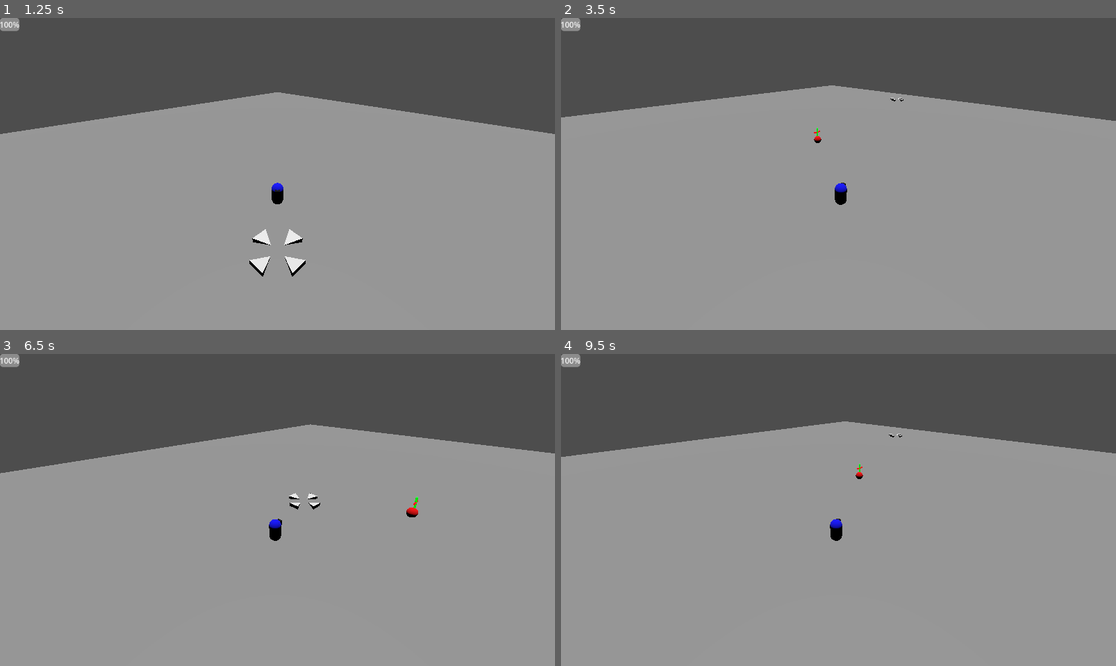
Above: before the commit, frames 1-4 (two rows, left to right).
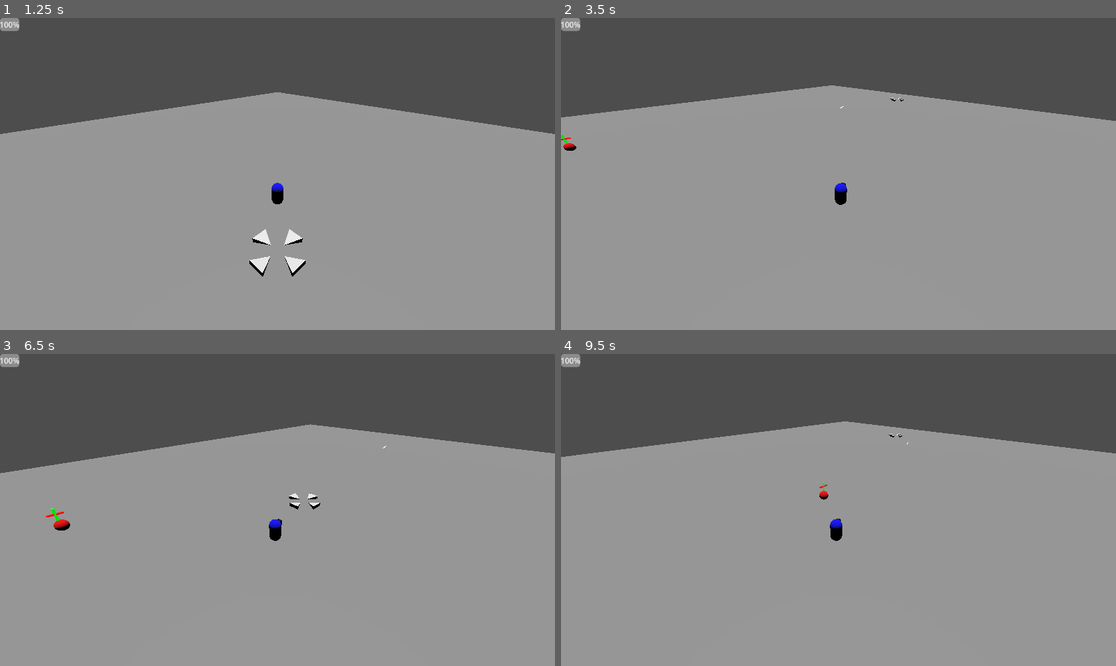
Above: after the commit, the same moments.

Repository: lavithian/Godot_Character_AI
Game: Godot game, scene res://start_menu.tscn
The game is run twice, just before and just after one commit, with the same random seed, the same clock (stepped at 60 frames per second) and the same inputs.
Inputs (mouse positions are in pixels of both pictures, inside the frame that each line leads up to):
- Up to frame 1 (1.25 s): click "Play" at 0.5 s
- Up to frame 2 (3.5 s): move the mouse to (960, 158) at 1.27 s; hold D (move_right) 1.28-2.03 s; click (960, 158) at 1.35 s; tap Space (jump) at 1.52, 2.27 s; move the mouse to (727, 189) at 2.02 s; hold S (move_back) 2.03-2.78 s; click (727, 189) at 2.1 s; move the mouse to (894, 105) at 2.77 s; hold D (move_right) from 2.78 s (still down); click (894, 105) at 2.85 s
- Up to frame 3 (6.5 s): move the mouse to (249, 572) at 3.52 s; release D (move_right) at 3.53 s; hold W (move_forward) 3.53-4.28 s; click (249, 572) at 3.6 s; tap Space (jump) at 3.77, 4.52, 5.27 s; move the mouse to (444, 556) at 4.27 s; hold A (move_left) 4.28-5.78 s; click (444, 556) at 4.35 s; move the mouse to (111, 463) at 5.02 s; click (111, 463) at 5.1 s; move the mouse to (305, 510) at 5.77 s; hold S (move_back) from 5.78 s (still down); click (305, 510) at 5.85 s
- Up to frame 4 (9.5 s): move the mouse to (755, 432) at 6.52 s; release S (move_back) at 6.53 s; hold D (move_right) 6.53-7.28 s; click (755, 432) at 6.6 s; tap Space (jump) at 6.77, 7.52, 8.27 s; move the mouse to (960, 494) at 7.27 s; hold W (move_forward) 7.28-8.03 s; click (960, 494) at 7.35 s; move the mouse to (727, 525) at 8.02 s; hold D (move_right) 8.03-8.78 s; click (727, 525) at 8.1 s; move the mouse to (894, 441) at 8.77 s; hold S (move_back) from 8.78 s (still down); click (894, 441) at 8.85 s

Frame 1 is identical in both runs. In frame 2, 0.1% of the frame differs, in the area x 0-51%, y 28-43%; in frame 3, 0.2%, in the area x 8-76%, y 29-57%; in frame 4, less than 0.1%.

Commit message:
fixed: enemy spawning correctly

Diff:
--- a/EnemySpawner.gd
+++ b/EnemySpawner.gd
@@ -5,8 +5,8 @@
 #var enemy_scene: PackedScene
 @export var m_enemy : CharacterBody3D
 @export var m_scene : Node3D
-@export var spawn_interval: float = 5.0  # Time in seconds between spawns
-@export var max_enemies: int = 10  # Maximum number of enemies to spawn
+@export var spawn_interval: float = 1  # Time in seconds between spawns
+@export var max_enemies: int = 100  # Maximum number of enemies to spawn
 @export var m_player : Node3D
 @export var m_camera : Marker3D
 @onready var myTimer = $Timer
@@ -31,20 +31,22 @@
 	if m_scene.numEnemies < max_enemies:
 		var enemy_instance = m_enemy.duplicate()
 		add_child(enemy_instance)
+		enemy_instance.global_transform.origin = self.get_random_spawn_position()
+		enemy_instance.global_transform.origin.y = 1
 		enemy_instance.player = m_player
 		enemy_instance.camera = m_camera
 		enemy_instance.scene = m_scene
+		enemy_instance.name = "Enemy"
 		enemy_instance.is_init = true
-		enemy_instance.global_transform.origin = get_random_spawn_position()
-		enemy_instance.global_transform.origin.y = 1
 		m_scene.numEnemies += 1
 		# Optionally, connect a signal from the enemy to know when it's been defeated/removed
 		#enemy_instance.connect("defeated", self, "_on_senemy_defeated")
 	pass
 
 func get_random_spawn_position() -> Vector3:
-	# Implement logic here to determine where the enemy should spawn
-	return Vector3()
+	var x = randf_range(-25, 25)
+	var z = randf_range(-25, 25)
+	return Vector3(x, 1, z)
 
 func _on_enemy_defeated():
 	if (m_scene) :
--- a/enemy.tscn
+++ b/enemy.tscn
@@ -8,7 +8,7 @@
 @export var camera : Marker3D
 @onready var healthBar = $Green
 
-const speed = 5.0
+const speed = 8
 const orbit_speed : float = 3.0
 const lunge_speed : float = 10.0
 var in_range : bool = false
@@ -40,7 +40,7 @@
 		if (health <= 0) :
 			queue_free()
 			scene.numEnemies -= 1
-		pass
+			pass
 		if not is_on_floor():
 			velocity.y -= gravity * delta
 		if player:
--- a/enemy_spawner.tscn
+++ b/enemy_spawner.tscn
@@ -10,6 +10,7 @@
 [node name="Area3D" type="Area3D" parent="."]
 
 [node name="CollisionShape3D" type="CollisionShape3D" parent="Area3D"]
+transform = Transform3D(1, 0, 0, 0, 1, 0, 0, 0, 1, 0, 0.5, 0)
 shape = SubResource("BoxShape3D_8tyht")
 
 [node name="Timer" type="Timer" parent="."]
--- a/level.tscn
+++ b/level.tscn
@@ -74,7 +74,6 @@
 transform = Transform3D(1, 0, 0, 0, 1, 0, 0, 0, 1, 0, 0, -20)
 m_enemy = NodePath("../Enemy")
 m_scene = NodePath("..")
-spawn_interval = 2.0
 m_player = NodePath("../Player")
 m_camera = NodePath("../Camera_rig")
 
--- a/player.gd
+++ b/player.gd
@@ -14,7 +14,9 @@
 var bullet_2 = load("res://bullet_2.tscn")
 var instance
 @onready var bullet_source = $BulletSource
+@onready var bullet_source2 = $BulletSource2
 
+var flipflop : bool
 const speed : float = 1000.0
 const jump_velocity : float = 4.5
 var movement_velocity: Vector3
@@ -29,6 +31,7 @@
 
 func _ready() -> void:
 	health_changed.emit(player_health, 100)
+	flipflop = false
 	pass
 
 func _physics_process(delta) -> void:
@@ -99,8 +102,14 @@
 
 	#youtube video source.
 	instance = bullet_2.instantiate()
-	instance.position = bullet_source.global_position
-	instance.transform.basis = bullet_source.global_transform.basis
+	if (flipflop) :
+		instance.position = bullet_source.global_position
+		instance.transform.basis = bullet_source.global_transform.basis
+		flipflop = false
+	else :
+		instance.position = bullet_source2.global_position
+		instance.transform.basis = bullet_source2.global_transform.basis
+		flipflop = true
 	get_parent().add_child(instance)
 	pass
 
--- a/player.tscn
+++ b/player.tscn
@@ -54,7 +54,11 @@
 mesh = SubResource("SphereMesh_h4v8n")
 
 [node name="BulletSource" type="RayCast3D" parent="."]
-transform = Transform3D(1, 0, 0, 0, 1, 0, 0, 0, 1, 0, -0.30184, -0.614163)
+transform = Transform3D(1, 0, 0, 0, 1, 0, 0, 0, 1, 0.6, -0.302, -0.158207)
+target_position = Vector3(0, 0, -1)
+
+[node name="BulletSource2" type="RayCast3D" parent="."]
+transform = Transform3D(1, 0, 0, 0, 1, 0, 0, 0, 1, -0.6, -0.302, -0.158207)
 target_position = Vector3(0, 0, -1)
 
 [node name="test" parent="." instance=ExtResource("2_x3dmx")]
@@ -62,7 +66,7 @@
 top_level = true
 
 [node name="Timer" type="Timer" parent="."]
-wait_time = 0.2
+wait_time = 0.05
 
 [connection signal="area_entered" from="Area3D" to="." method="_on_area_3d_area_entered"]
 [connection signal="area_exited" from="Area3D" to="." method="_on_area_3d_area_exited"]
--- a/scripts/bullet_2.gd
+++ b/scripts/bullet_2.gd
@@ -21,7 +21,7 @@
 		if ray.get_collider() :
 			if ray.get_collider().name :
 				print (format_string % ray.get_collider().name)
-			if (ray.get_collider() && ray.get_collider().name == "Enemy") :
+			if (ray.get_collider() && ray.get_collider().name.begins_with("Enemy")) :
 				print ("Wahoo!")
 				ray.get_collider().health -= 10
 				mesh.visible = false
